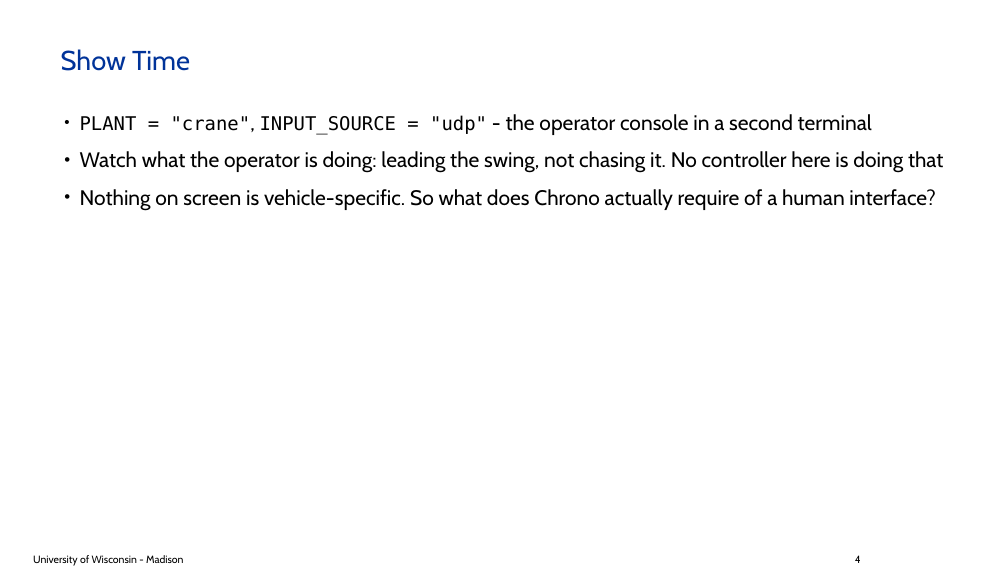
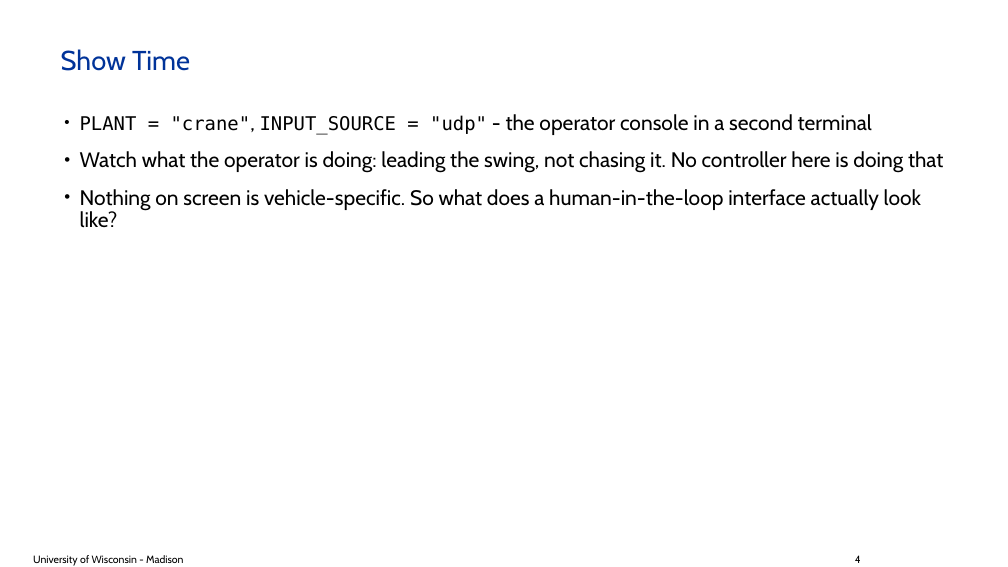
Before and after one commit to ksha23/chrono-hil-tutorial, a slide deck: slide 4 of tutorial_HIL_driver.pptx. Drawn at 1008x567 pixels with LibreOffice and Linux fonts; fonts in the diff are those of the drawing; background and template pictures are left out. Boxes give left, top, right and bottom in pixels: in the first picture for what was removed or moved away, otherwise in the second. Text is boxed around its words. In the diff, an @@ line names an element or a change of style, - is before the commit and + after.

```diff
--- a/tutorial_HIL_driver.pptx
+++ b/tutorial_HIL_driver.pptx
@@ text at (x1=80, y1=189, x2=921, y2=228): text changed @@
-• Nothing on screen is vehicle-specific. So what does Chrono actually require of a human interface?
+• Nothing on screen is vehicle-specific. So what does a human-in-the-loop interface actually look like?
```
Also in this commit, not shown: 8 other slides changed, 2 other files.
